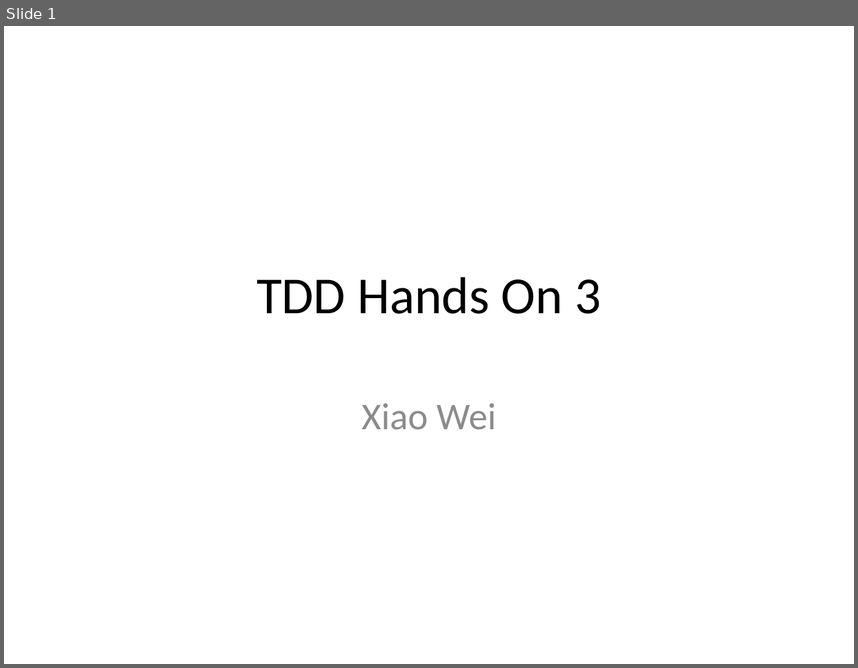
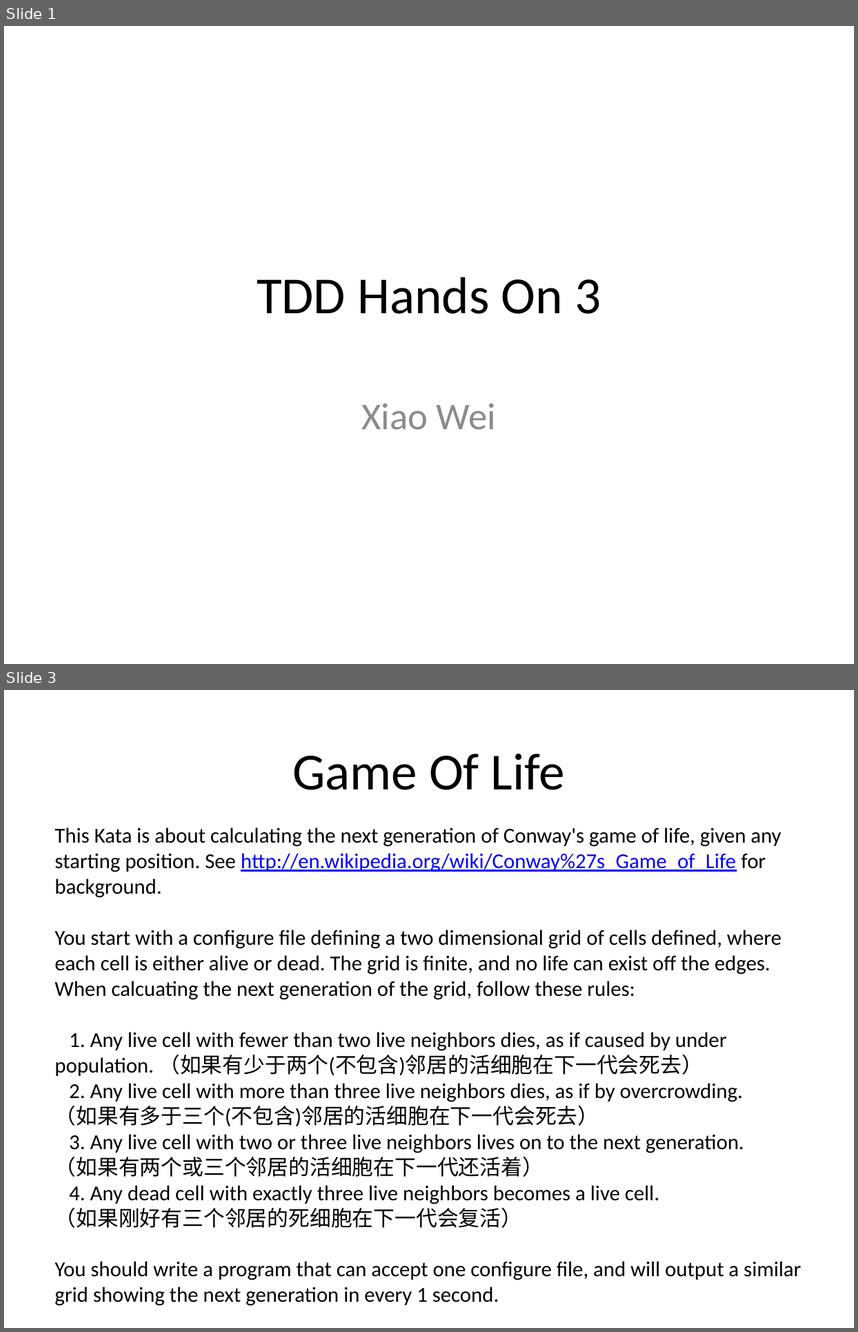
Before and after one commit to feedfood/TDD, a slide deck: Documents/TDD Hands On 3.pptx. Shown one above the other, each under a label of ours: slide 1 before the commit, slides 1 and 3 after it; the slides between them are not shown. The pictures are 858x668 and 858x1332 pixels, drawn with LibreOffice and Linux fonts; fonts in the diff are those of the drawing. Boxes give left, top, right and bottom in pixels: in the first picture for what was removed or moved away, otherwise in the second. Text is boxed around its words. In the diff, an @@ line names an element or a change of style, - is before the commit and + after.

```diff
--- a/Documents/TDD Hands On 3.pptx
+++ b/Documents/TDD Hands On 3.pptx
@@ slide 3 added at (x1=4, y1=690, x2=854, y2=1328), background #FFFFFF @@
@@ title added at (x1=292, y1=753, x2=565, y2=790), 44 pt, text #000000 @@
+Game Of Life
@@ text added at (x1=55, y1=827, x2=801, y2=1305), 18 pt, text #000000 @@
+This Kata is about calculating the next generation of Conway's game of life, given any starting position. See http://en.wikipedia.org/wiki/Conway%27s_Game_of_Life for background.
+You start with a configure file defining a two dimensional grid of cells defined, where each cell is either alive or dead. The grid is finite, and no life can exist off the edges. When calcuating the next generation of the grid, follow these rules:
+1. Any live cell with fewer than two live neighbors dies, as if caused by under population. （如果有少于两个(不包含)邻居的活细胞在下一代会死去）
+2. Any live cell with more than three live neighbors dies, as if by overcrowding.
+（如果有多于三个(不包含)邻居的活细胞在下一代会死去）
+3. Any live cell with two or three live neighbors lives on to the next generation.
+（如果有两个或三个邻居的活细胞在下一代还活着）
+4. Any dead cell with exactly three live neighbors becomes a live cell.
+（如果刚好有三个邻居的死细胞在下一代会复活）
+You should write a program that can accept one configure file, and will output a similar grid showing the next generation in every 1 second.
```
Also in this commit, not shown: 1 slide changed, 3 other slides added.
